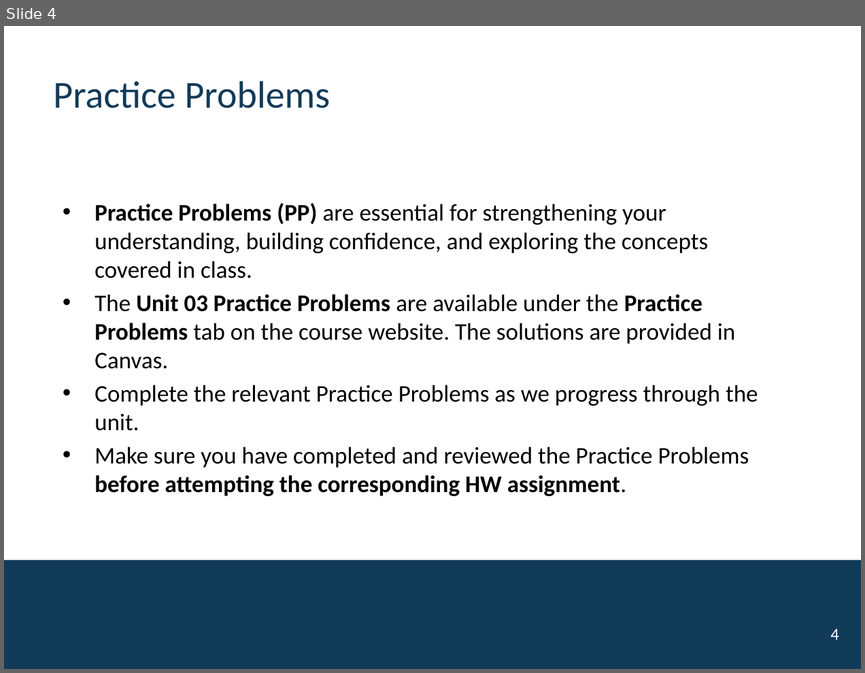
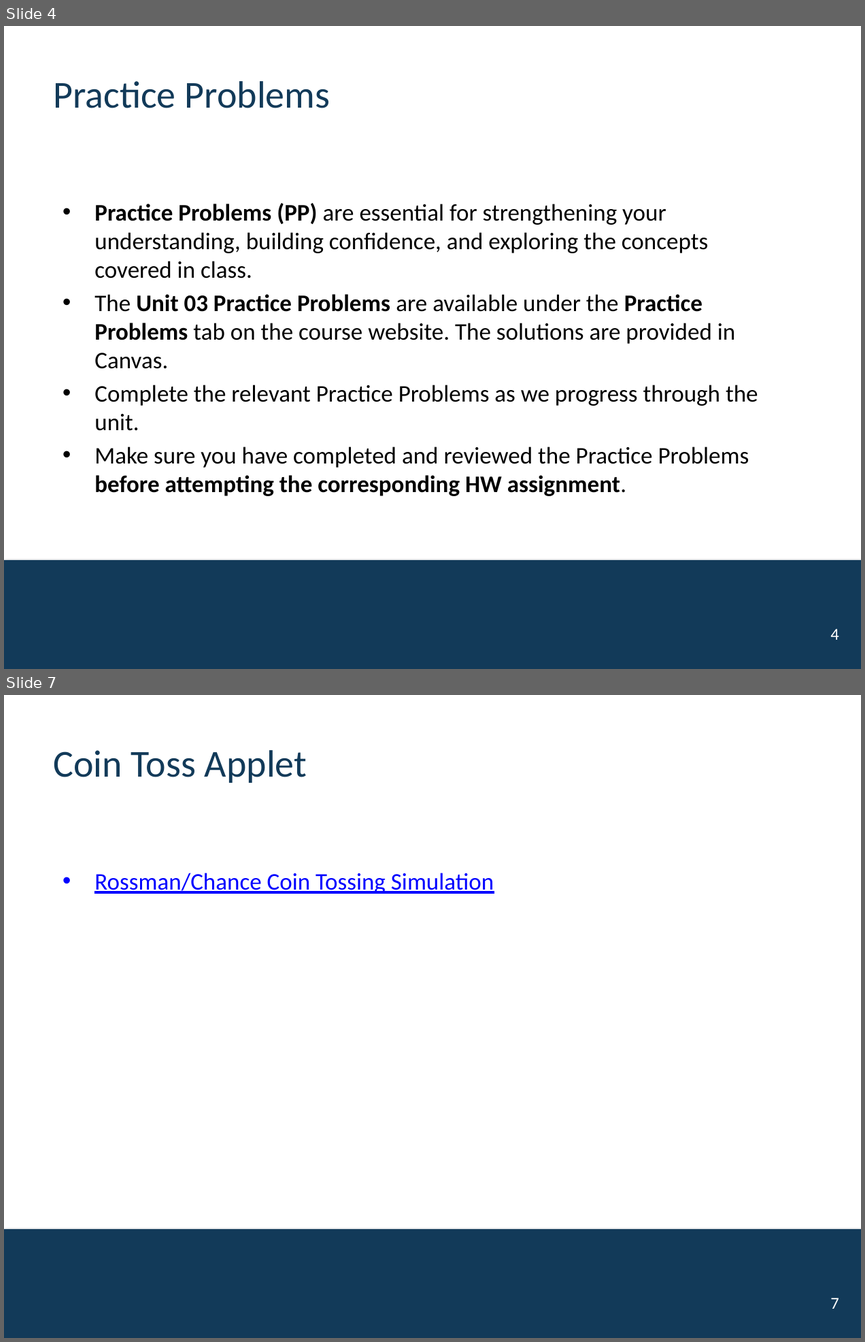
Before and after one commit to mutasim221B/CWRU-STAT-312-Fall-26, a slide deck: docs/activities/Unit-03-Probability.pptx. Shown one above the other, each under a label of ours: slide 4 before the commit, slides 4 and 7 after it; the slides between them are not shown. The pictures are 865x673 and 865x1342 pixels, drawn with LibreOffice and Linux fonts; fonts in the diff are those of the drawing; background and template pictures are left out. Boxes give left, top, right and bottom in pixels: in the first picture for what was removed or moved away, otherwise in the second. Text is boxed around its words. In the diff, an @@ line names an element or a change of style, - is before the commit and + after.

```diff
--- a/docs/activities/Unit-03-Probability.pptx
+++ b/docs/activities/Unit-03-Probability.pptx
@@ slide 7 added at <box>4,695,861,1338</box>, background #FFFFFF; not listed: 1 template element that a slide beside it also shows @@
@@ title added at <box>53,750,307,783</box>, 32 pt, text #123A59 @@
+Coin Toss Applet
@@ text added at <box>94,872,494,894</box>, 20 pt, text #0000FF, underline @@
+• Rossman/Chance Coin Tossing Simulation
@@ page number added at <box>830,1297,838,1308</box>, 14 pt, text #FFFFFF @@
+7
```
Also in this commit, not shown: 4 other slides added, 8 other files.
